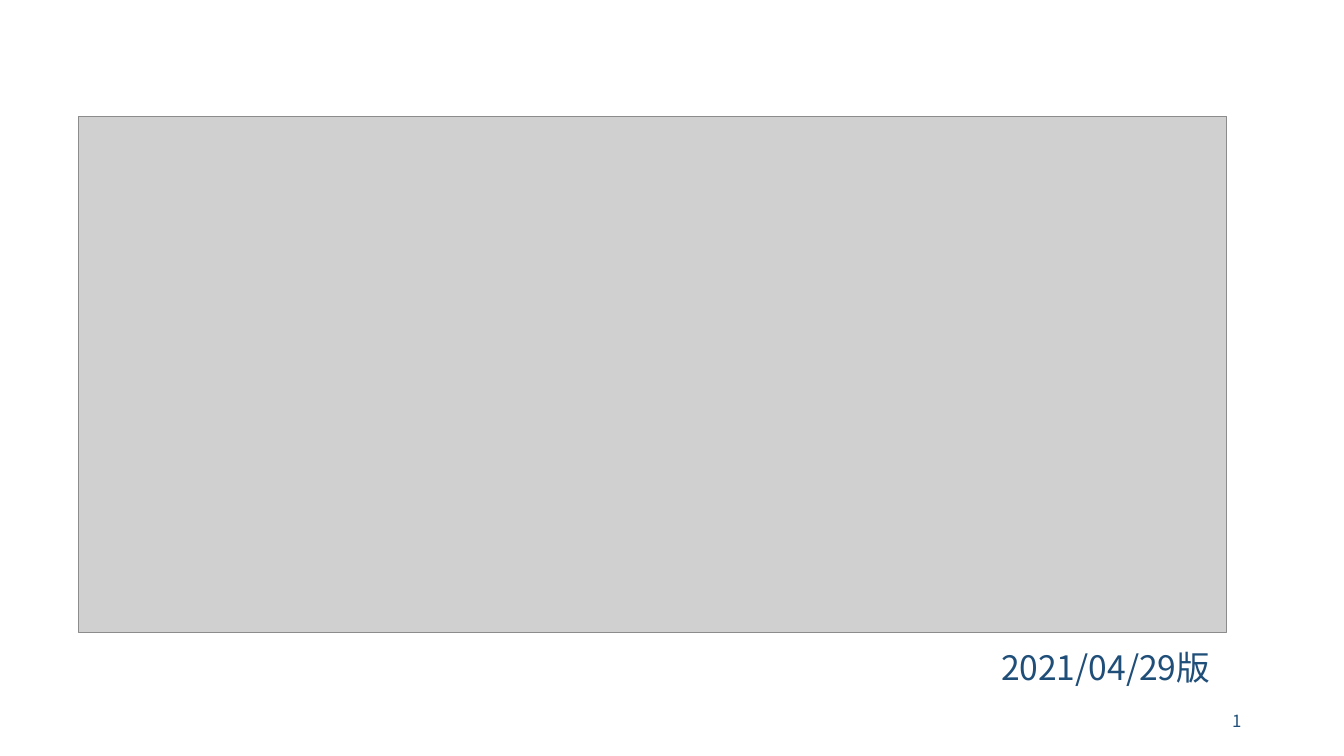
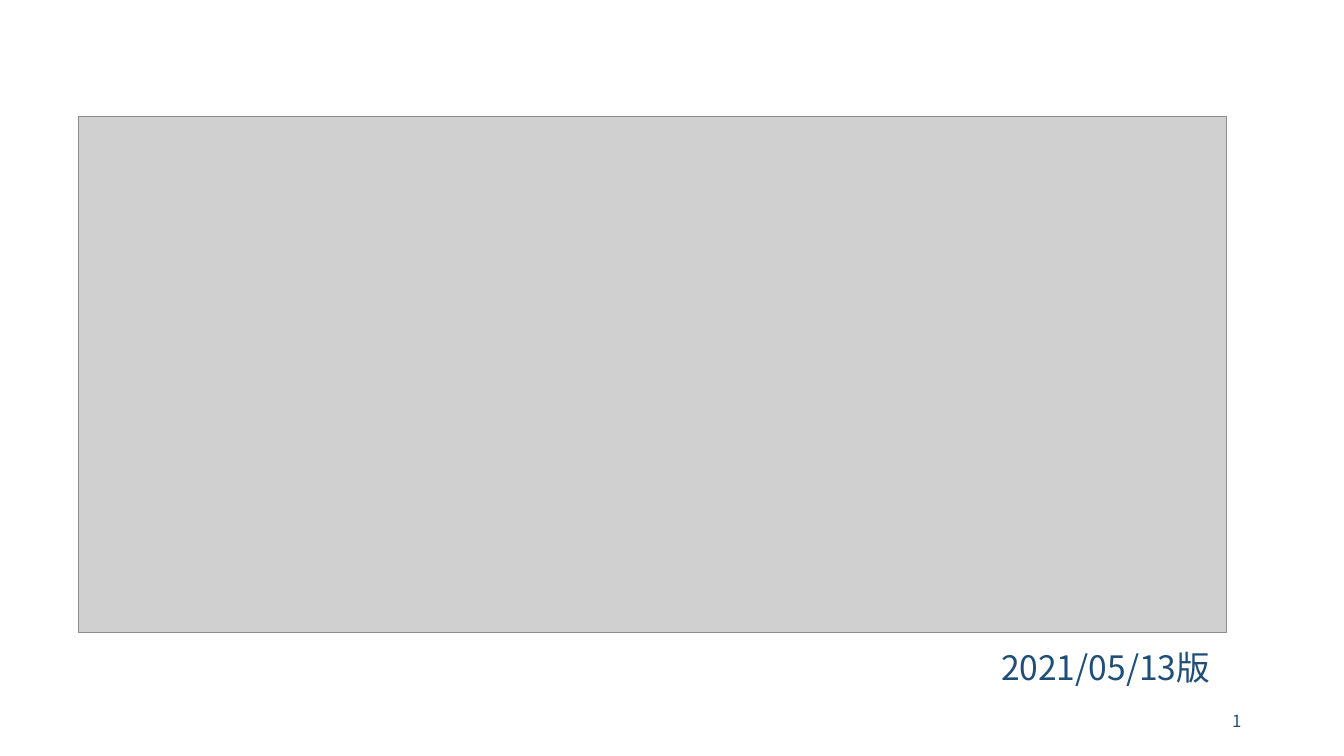
Before and after one commit to bigtreeCoC/documents, a slide deck: slide 1 of TOMARIGI.pptx. Drawn at 1344x756 pixels with LibreOffice and Linux fonts; fonts in the diff are those of the drawing; grey boxes stand for pictures. Boxes give left, top, right and bottom in pixels: in the first picture for what was removed or moved away, otherwise in the second. Text is boxed around its words. In the diff, an @@ line names an element or a change of style, - is before the commit and + after.

```diff
--- a/TOMARIGI.pptx
+++ b/TOMARIGI.pptx
@@ text at bbox=[1001, 651, 1210, 686]: text changed @@
-2021/04/29版
+2021/05/13版
```
Also in this commit, not shown: 1 other slide changed, 1 other file.
